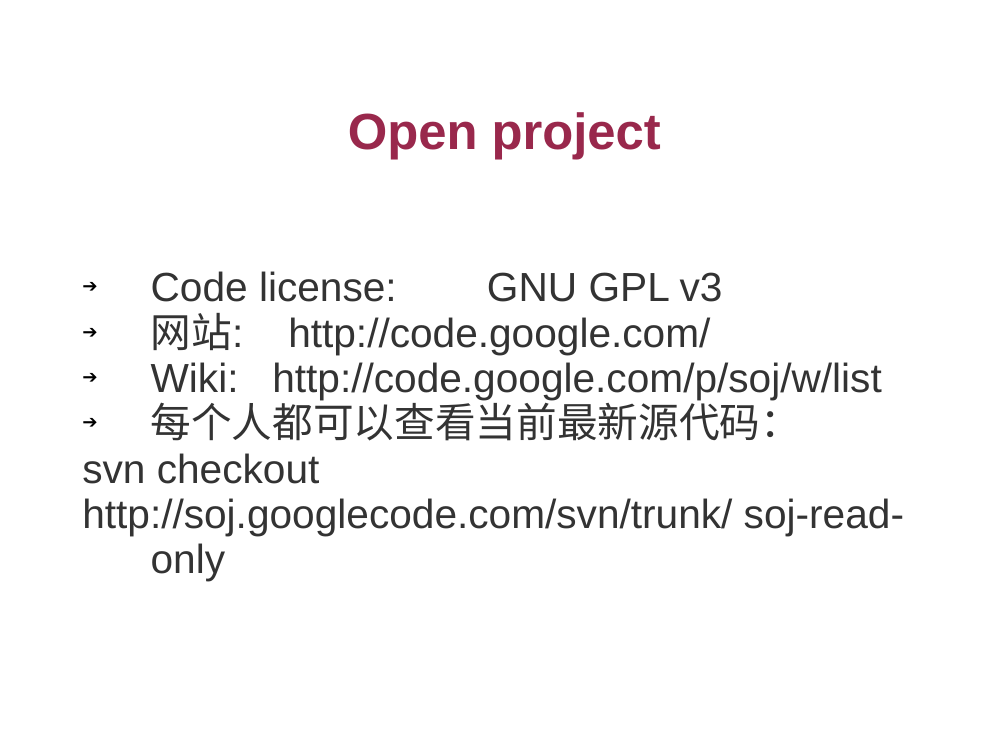
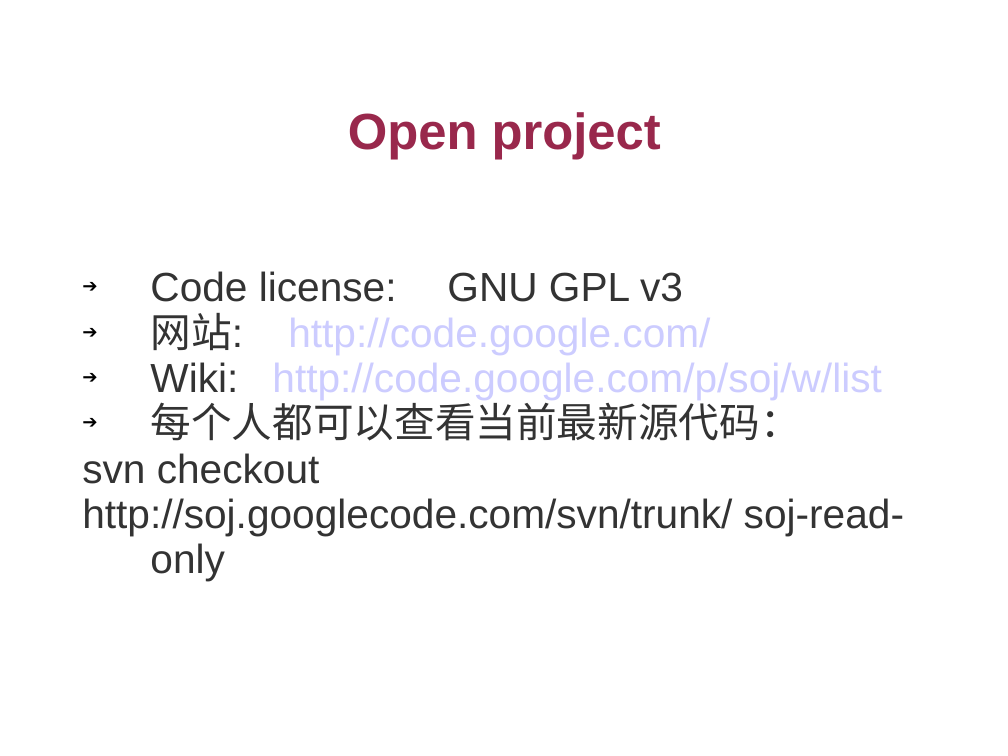
Before and after one commit to 1e0ng/soj-legacy, a slide deck: slide 8 of doc/SOJPresentation.ppt. Drawn at 1008x756 pixels with LibreOffice and Linux fonts; fonts in the diff are those of the drawing; background and template pictures are left out. Boxes give left, top, right and bottom in pixels: in the first picture for what was removed or moved away, otherwise in the second. Text is boxed around its words. In the diff, an @@ line names an element or a change of style, - is before the commit and + after.

```diff
--- a/doc/SOJPresentation.ppt
+++ b/doc/SOJPresentation.ppt
@@ text "Code license: GNU GPL v3" at (x1=82, y1=271, x2=904, y2=581): text colour #333333 to #CCCCFF in "http://code.google.com/", "http://code.google.com/p/soj/w/list"; indent changed @@
```
Also in this commit, not shown: 1 other slide changed.
